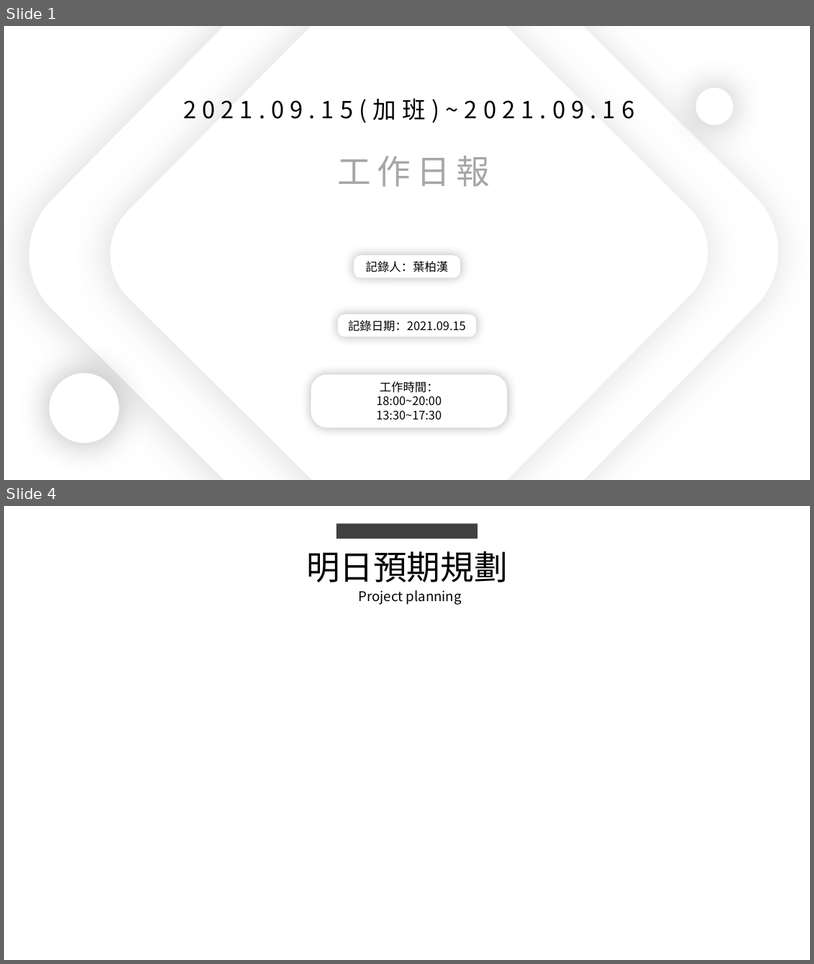
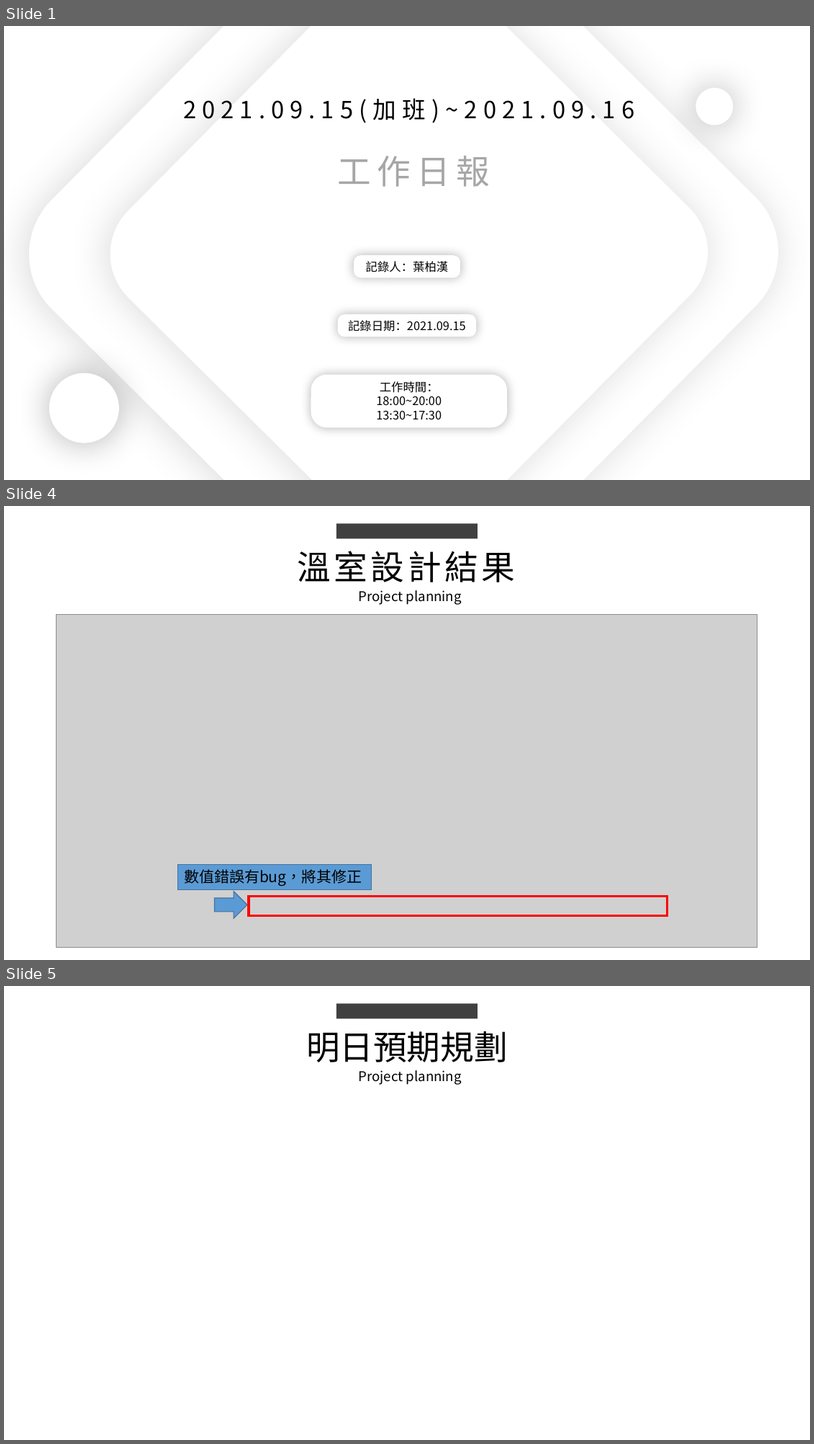
Before and after one commit to king637324/KnowledgeGreenhouseSystem, a slide deck: 工作日報_葉柏漢/2021.09/2021.09.15(加班)~2021.09.16工作日報_葉柏漢.pptx. Shown one above the other, each under a label of ours: slides 1 and 4 before the commit, slides 1, 4 and 5 after it; the slides between them are not shown. The pictures are 814x964 and 814x1444 pixels, drawn with LibreOffice and Linux fonts; fonts in the diff are those of the drawing; grey boxes stand for pictures. Boxes give left, top, right and bottom in pixels: in the first picture for what was removed or moved away, otherwise in the second. Text is boxed around its words. In the diff, an @@ line names an element or a change of style, - is before the commit and + after.

```diff
--- a/工作日報_葉柏漢/2021.09/2021.09.15(加班)~2021.09.16工作日報_葉柏漢.pptx
+++ b/工作日報_葉柏漢/2021.09/2021.09.15(加班)~2021.09.16工作日報_葉柏漢.pptx
@@ slide 4 added at (4, 506, 810, 960), background #FFFFFF @@
@@ rectangle added at (337, 523, 478, 538), fill #404040 @@
@@ text added at (297, 551, 515, 582), 40 pt, text #000000 @@
+溫室設計結果
@@ text added at (359, 590, 462, 605), 16 pt, text #000000 @@
+Project planning
@@ picture added at (57, 614, 758, 947) @@
@@ rectangle added at (178, 864, 372, 890), fill #5B9BD5, outline #43739E 1 pt @@
@@ text added at (184, 869, 363, 885), 18 pt, text #000000 @@
+數值錯誤有bug，將其修正
@@ right arrow added at (214, 890, 247, 918), fill #5B9BD5, outline #43739E 1 pt @@
@@ rectangle added at (249, 896, 669, 916), outline #FF0000 3 pt @@
@@ what was slide 4 is now slide 5 @@
```
Also in this commit, not shown: 2 slides changed, 3 other files.
